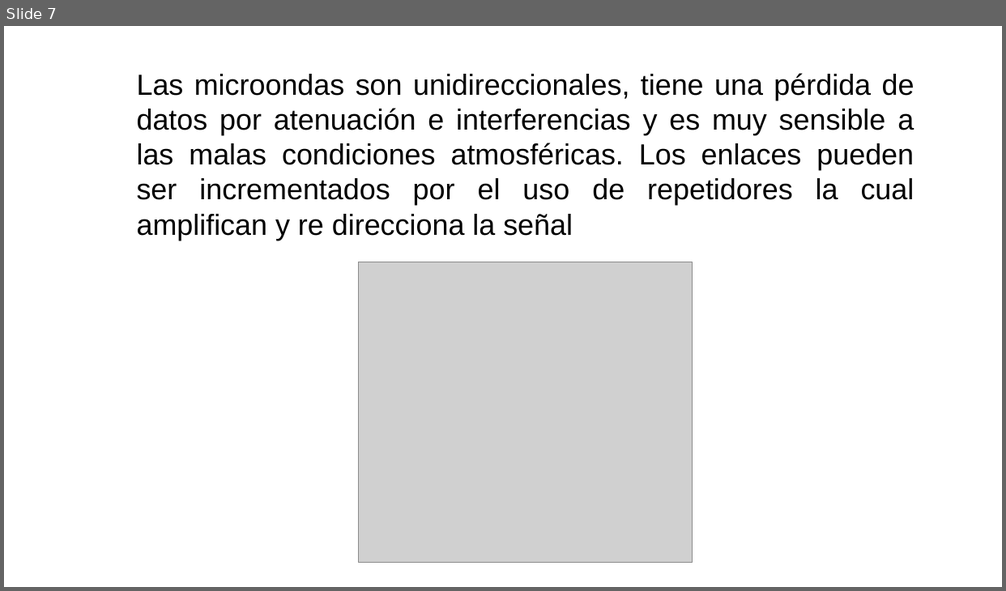
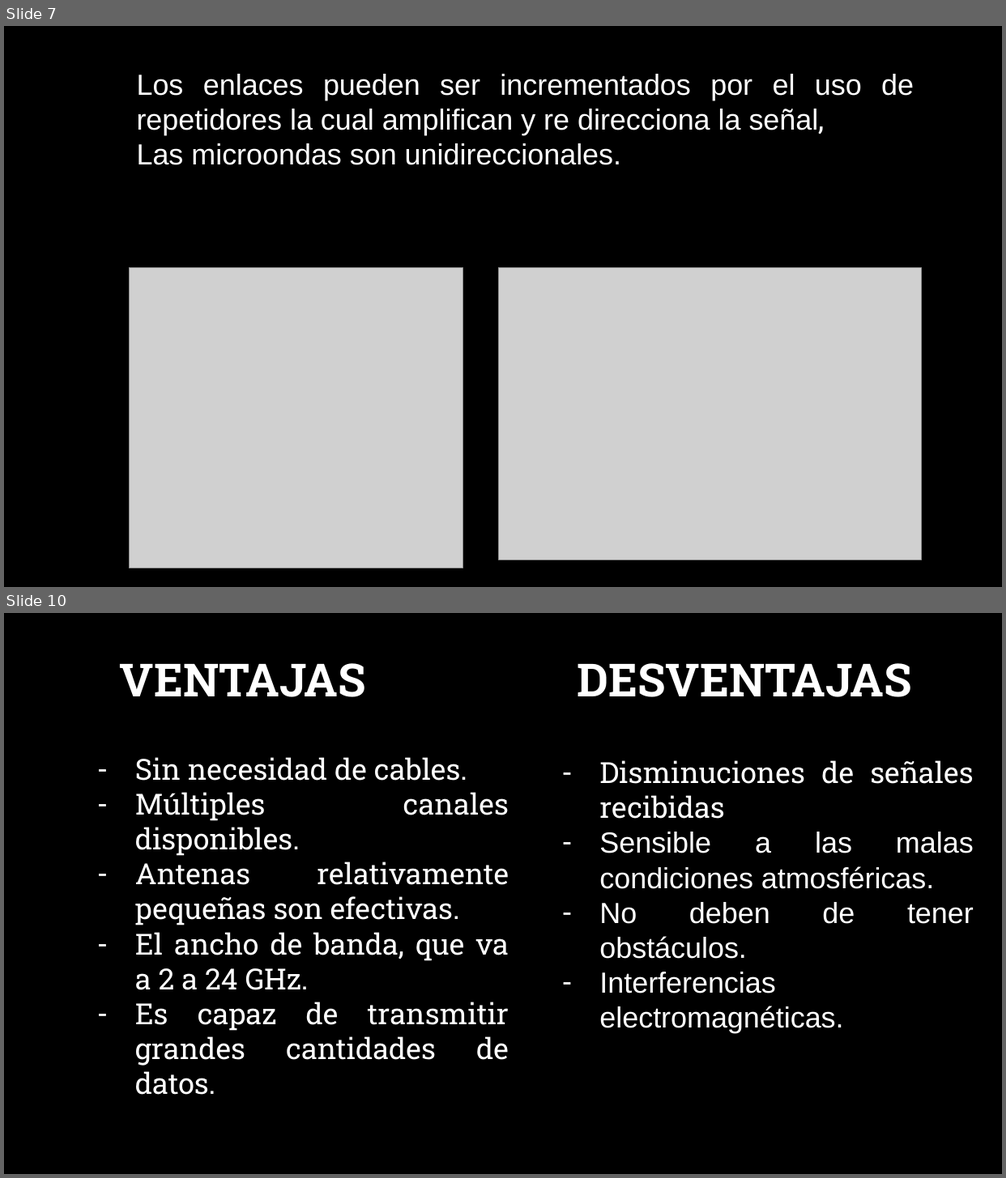
Before and after one commit to SM-ROOT/SM-ROOT, a slide deck: 9°A/Telecomunicaciones/RA_9A_U4_E2.pptx. Shown one above the other, each under a label of ours: slide 7 before the commit, slides 7 and 10 after it; the slides between them are not shown. The pictures are 1006x591 and 1006x1178 pixels, drawn with LibreOffice and Linux fonts; fonts in the diff are those of the drawing; grey boxes stand for pictures; background and template pictures are left out. Boxes give left, top, right and bottom in pixels: in the first picture for what was removed or moved away, otherwise in the second. Text is boxed around its words. In the diff, an @@ line names an element or a change of style, - is before the commit and + after.

```diff
--- a/9°A/Telecomunicaciones/RA_9A_U4_E2.pptx
+++ b/9°A/Telecomunicaciones/RA_9A_U4_E2.pptx
@@ slide 10 added at <box>4,613,1002,1174</box>, background picture (left out) @@
@@ text added at <box>120,663,366,697</box>, 44 pt, text #FFFFFF, bold @@
+VENTAJAS
@@ text added at <box>577,663,912,697</box>, 44 pt, text #FFFFFF, bold @@
+DESVENTAJAS
@@ text added at <box>135,757,509,1095</box>, 28 pt, text #FFFFFF @@
+– Sin necesidad de cables.
+– Múltiples canales disponibles.
+– Antenas relativamente pequeñas son efectivas.
+– El ancho de banda, que va a 2 a 24 GHz.
+– Es capaz de transmitir grandes cantidades de datos.
@@ text added at <box>599,760,974,1033</box>, 28 pt, text #FFFFFF @@
+– Disminuciones de señales recibidas
+– Sensible a las malas condiciones atmosféricas.
+– No deben de tener obstáculos.
+– Interferencias electromagnéticas.
@@ slide 7 changed as well @@
@@ background #FFFFFF to picture (left out) @@
@@ text at <box>137,74,914,165</box>: text changed; text colour #000000 to #FFFFFF @@
-Las microondas son unidireccionales, tiene una pérdida de datos por atenuación e interferencias y es muy sensible a las malas condiciones atmosféricas. Los enlaces pueden ser incrementados por el uso de repetidores la cual amplifican y re direcciona la señal
+Los enlaces pueden ser incrementados por el uso de repetidores la cual amplifican y re direcciona la señal,
+Las microondas son unidireccionales.
@@ picture: place and size @@
-picture at <box>358,263,692,563</box>
+picture at <box>129,268,463,568</box>
@@ picture added at <box>499,268,922,560</box> @@
```
Also in this commit, not shown: 5 other slides changed, 7 other slides added, 12 slides removed, 1 other file.
